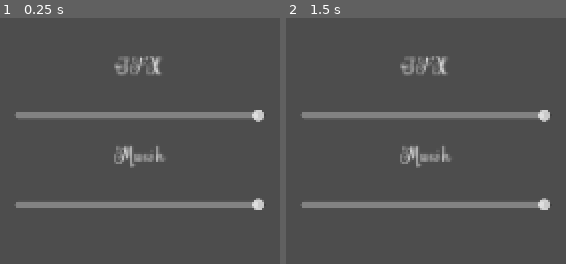
Above: before the commit, frames 1-2 (left to right).
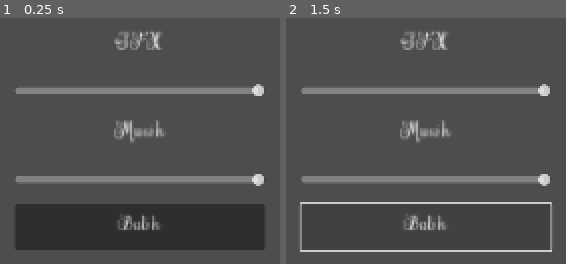
Above: after the commit, the same moments.

Repository: istamarahsan/youma-gemastik-2023
Game: Godot game, scene res://ui/settings/settings.tscn
Same seed, same stepped clock (60 frames per second), same inputs: the game is played once before the commit and once after it. This scene is started directly instead of the project's main scene.
Inputs (mouse positions are in pixels of both pictures, inside the frame that each line leads up to):
- Up to frame 1 (0.25 s): no input
- Up to frame 2 (1.5 s): click (426, 227) at 0.5 s, where only the run after the commit has a clickable "Balik"; click (426, 227) at 1.25 s, where only the run after the commit has a clickable "Balik"

The runs differ from the first frame. In frame 1, 26% of the frame differs, in the area x 5-95%, y 5-95%; in frame 2, 13%.

Commit message:
audio settings

Diff:
--- a/audio/audio_manager_hook.gd
+++ b/audio/audio_manager_hook.gd
@@ -8,10 +8,11 @@
 @export var channel: Channel = Channel.Sfx
 
 func _ready():
-	AudioManagerSingleton.scale_changed.connect(_on_scale_changed)
+	AudioManagerSingleton.scale_changed.connect(_adjust_scale)
+	_adjust_scale()
 
-func _on_scale_changed():
-	volume_db = lerpf(-60, 0, _get_scale())
+func _adjust_scale():
+	volume_db = lerpf(-60.0, 0.0, _get_scale())
 
 func _get_scale() -> float:
 	match channel:
--- a/main.gd
+++ b/main.gd
@@ -9,9 +9,11 @@
 
 @export var main_menu_scene: PackedScene
 @export var game_scene: PackedScene
+@export var settings_scene: PackedScene
 @export var transition_cover: TransitionCover
 
 var main_menu: MainMenu
+var settings: SettingsMenu
 var game: Game
 var state: UpperState
 
@@ -39,14 +41,22 @@
 	main_menu.queue_free()
 	game = game_scene.instantiate() as Game
 	_hook_up_game(game)
-
 	add_child(game)
 	transition_cover.open()
 
 func _on_main_menu_settings():
 	if state != UpperState.MainMenu:
 		return
-	pass
+	state = UpperState.Settings
+	settings = settings_scene.instantiate() as SettingsMenu
+	add_child(settings)
+	main_menu.queue_free()
+	await settings.back
+	state = UpperState.MainMenu
+	settings.queue_free()
+	main_menu = main_menu_scene.instantiate() as MainMenu
+	_hook_up_main_menu(main_menu)
+	add_child(main_menu)
 
 func _on_main_menu_credits():
 	if state != UpperState.MainMenu:
--- a/main.tscn
+++ b/main.tscn
@@ -1,12 +1,13 @@
-[gd_scene load_steps=7 format=3 uid="uid://7j51xtwwo1ja"]
+[gd_scene load_steps=8 format=3 uid="uid://7j51xtwwo1ja"]
 
 [ext_resource type="Script" path="res://main.gd" id="1_ukrwe"]
 [ext_resource type="PackedScene" uid="uid://du0nsv73aj6ow" path="res://ui/main-menu/main_menu.tscn" id="2_ebuhl"]
 [ext_resource type="PackedScene" uid="uid://d00nirxfwmfs0" path="res://game.tscn" id="3_e0anm"]
 [ext_resource type="PackedScene" uid="uid://dgtwkefcxn0qs" path="res://transition_cover.tscn" id="3_h485l"]
 [ext_resource type="Shader" path="res://shaders/transition_cover.gdshader" id="3_jnkvc"]
+[ext_resource type="PackedScene" uid="uid://gsbacgd3cfab" path="res://ui/settings/settings.tscn" id="4_m2d4q"]
 
-[sub_resource type="ShaderMaterial" id="ShaderMaterial_4hocu"]
+[sub_resource type="ShaderMaterial" id="ShaderMaterial_y2il1"]
 resource_local_to_scene = true
 shader = ExtResource("3_jnkvc")
 shader_parameter/opacity = 0.0
@@ -15,8 +16,9 @@
 script = ExtResource("1_ukrwe")
 main_menu_scene = ExtResource("2_ebuhl")
 game_scene = ExtResource("3_e0anm")
+settings_scene = ExtResource("4_m2d4q")
 transition_cover = NodePath("TransitionCover")
 
 [node name="TransitionCover" parent="." instance=ExtResource("3_h485l")]
-material = SubResource("ShaderMaterial_4hocu")
+material = SubResource("ShaderMaterial_y2il1")
 time_seconds = 0.5
--- a/ui/settings/settings.gd
+++ b/ui/settings/settings.gd
@@ -1,8 +1,11 @@
 extends Control
 class_name SettingsMenu
 
+signal back
+
 @onready var sfx_slider: HSlider = get_node("%SFXSlider")
 @onready var music_slider: HSlider = get_node("%MusicSlider")
+@onready var back_button: Button = get_node("%BackButton")
 
 func _ready():
 	sfx_slider.value = AudioManagerSingleton.sfx_scale
@@ -17,3 +20,4 @@
 	music_slider.value_changed.connect(func(_new):
 		AudioManagerSingleton.music_scale = (music_slider.value / music_slider.max_value)
 		)
+	back_button.button_up.connect(func(): back.emit())
--- a/ui/settings/settings.tscn
+++ b/ui/settings/settings.tscn
@@ -4,12 +4,9 @@
 [ext_resource type="Theme" uid="uid://44i6ats70703" path="res://assets/youma_theme.tres" id="1_p6h1r"]
 
 [node name="Settings" type="Control"]
+custom_minimum_size = Vector2(1920, 1080)
 layout_mode = 3
-anchors_preset = 15
-anchor_right = 1.0
-anchor_bottom = 1.0
-grow_horizontal = 2
-grow_vertical = 2
+anchors_preset = 0
 script = ExtResource("1_maa11")
 
 [node name="CenterContainer" type="CenterContainer" parent="."]
@@ -62,3 +59,10 @@
 theme = ExtResource("1_p6h1r")
 max_value = 1.0
 step = 0.01
+
+[node name="BackButton" type="Button" parent="CenterContainer/VBoxContainer"]
+unique_name_in_owner = true
+layout_mode = 2
+theme = ExtResource("1_p6h1r")
+theme_override_font_sizes/font_size = 40
+text = "Balik"
Not shown: 2 places in game.tscn that only renumber resources
